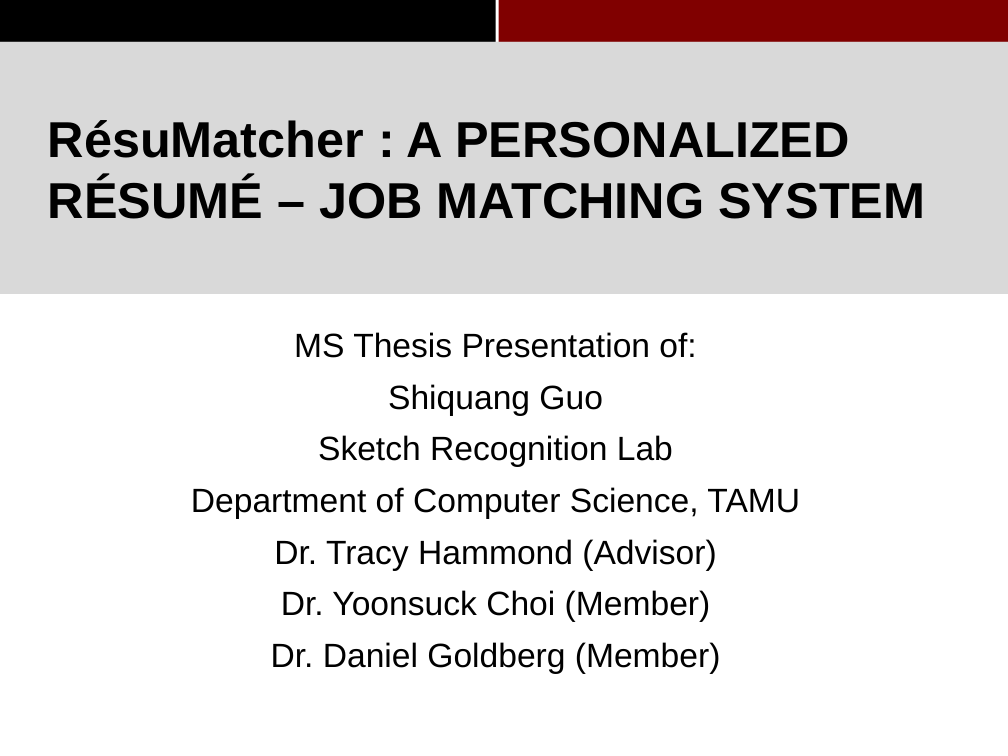
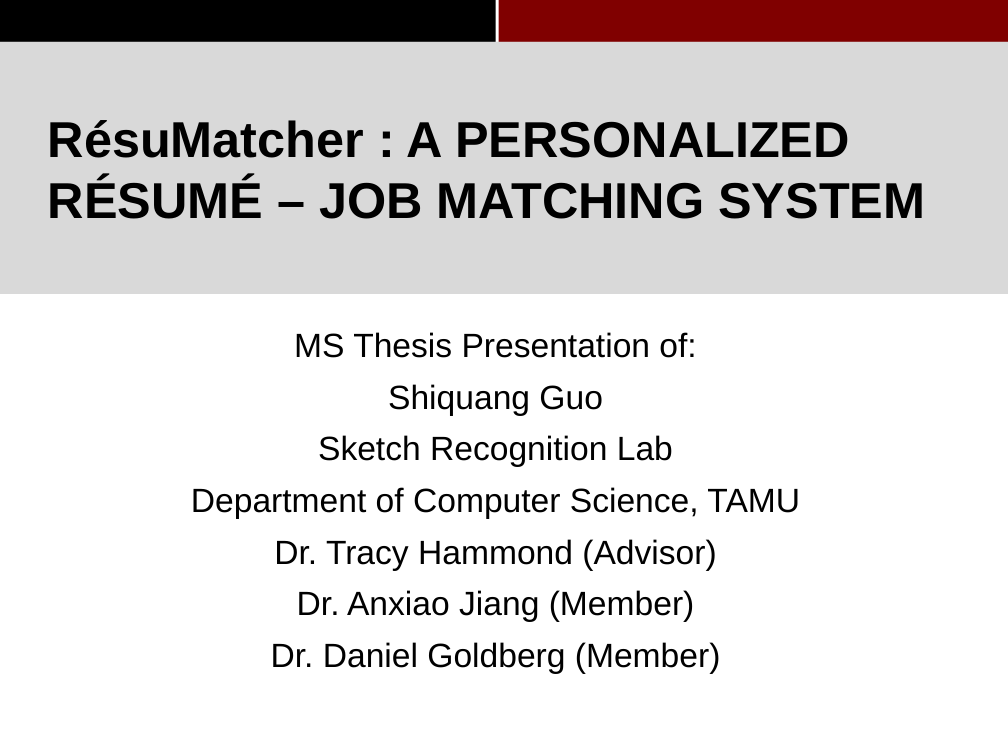
Before and after one commit to pkushiqiang/thesis, a slide deck: slide 1 of media/Master's thesis-4.pptx. Drawn at 1008x756 pixels with LibreOffice and Linux fonts; fonts in the diff are those of the drawing; background and template pictures are left out. Boxes give left, top, right and bottom in pixels: in the first picture for what was removed or moved away, otherwise in the second. Text is boxed around its words. In the diff, an @@ line names an element or a change of style, - is before the commit and + after.

```diff
--- a/media/Master's thesis-4.pptx
+++ b/media/Master's thesis-4.pptx
@@ subtitle at bbox=[297, 590, 695, 622]: text changed @@
-Dr. Yoonsuck Choi (Member)
+Dr. Anxiao Jiang (Member)
```
Also in this commit, not shown: 8 other slides changed, 2 slides removed, 2 other files.
